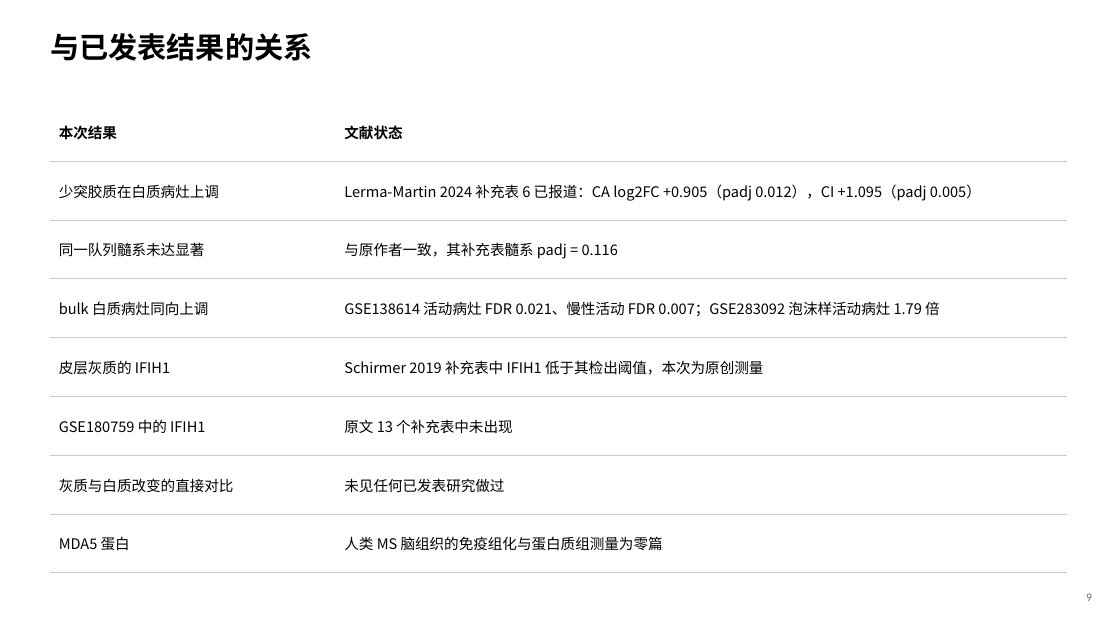
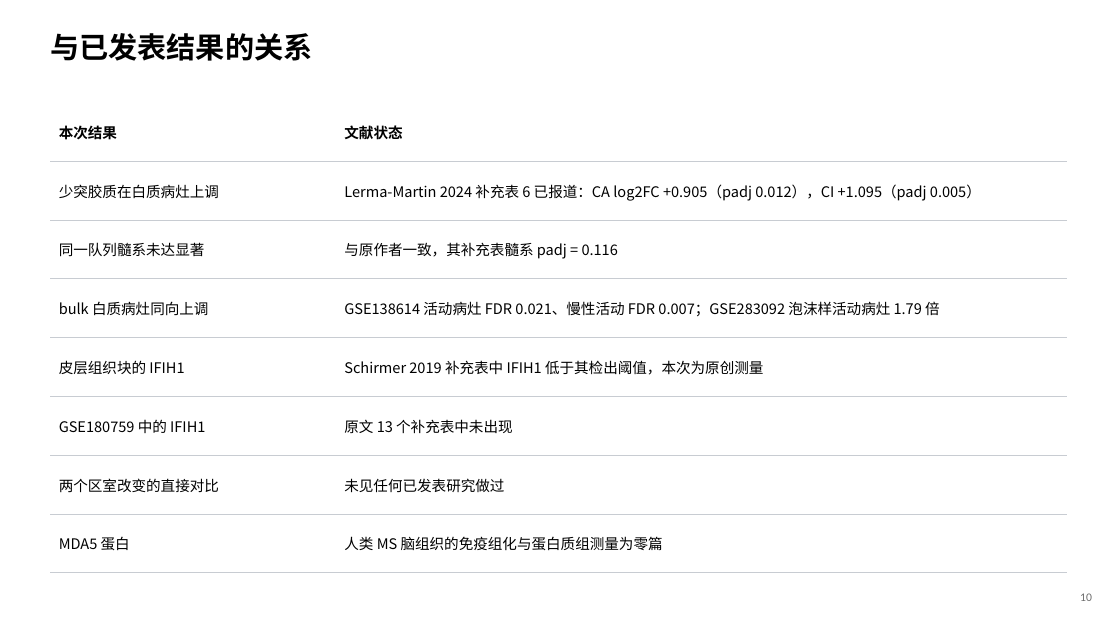
Before and after one commit to 7c96bzczcj-prog/aaa, a slide deck: slide 11 of results/mda5/MDA5_IFIH1_人脑与MS.pptx (slide 10 before the commit). Drawn at 1120x630 pixels with LibreOffice and Linux fonts; fonts in the diff are those of the drawing. Boxes give left, top, right and bottom in pixels: in the first picture for what was removed or moved away, otherwise in the second. Text is boxed around its words. In the diff, an @@ line names an element or a change of style, - is before the commit and + after.

```diff
--- a/results/mda5/MDA5_IFIH1_人脑与MS.pptx
+++ b/results/mda5/MDA5_IFIH1_人脑与MS.pptx
@@ table at bbox=[50, 103, 1067, 554] @@
-row 5, column 1: 皮层灰质的 IFIH1
+row 5, column 1: 皮层组织块的 IFIH1
-row 7, column 1: 灰质与白质改变的直接对比
+row 7, column 1: 两个区室改变的直接对比
@@ text at bbox=[1080, 593, 1092, 601]: text changed @@
-9
+10
```
Also in this commit, not shown: 8 other slides changed, 1 slide added, 13 other files.
